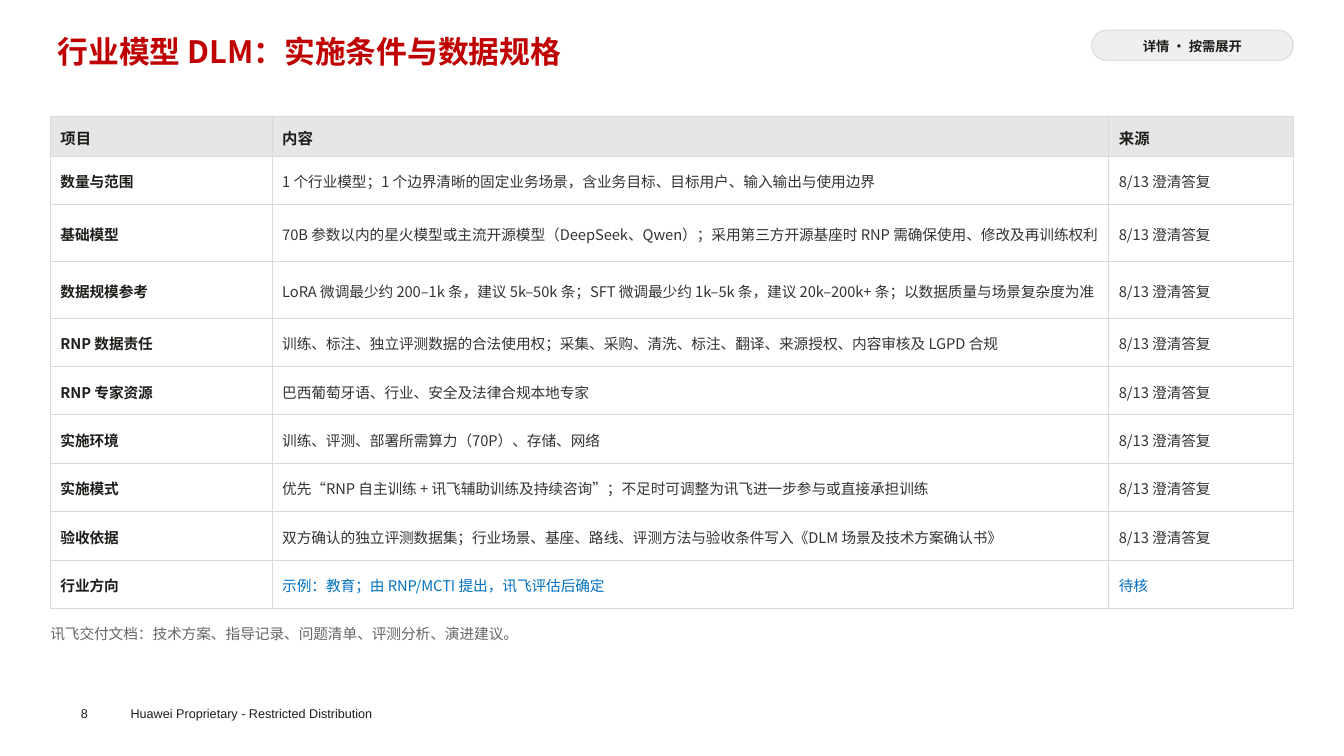
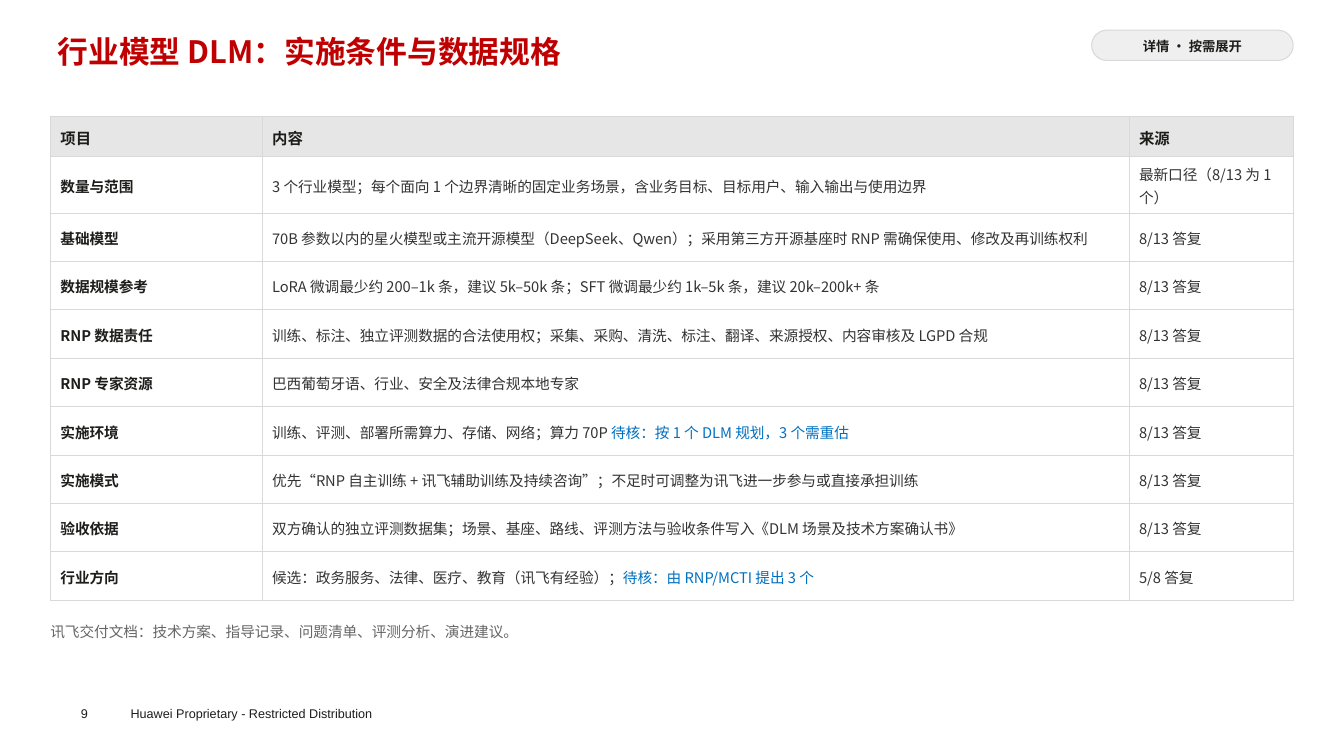
Before and after one commit to chyhcs/wyyh, a slide deck: slide 9 of RNP-讯飞交流-会议版.pptx (slide 8 before the commit). Drawn at 1344x756 pixels with LibreOffice and Linux fonts; fonts in the diff are those of the drawing; background and template pictures are left out. Boxes give left, top, right and bottom in pixels: in the first picture for what was removed or moved away, otherwise in the second. Text is boxed around its words. In the diff, an @@ line names an element or a change of style, - is before the commit and + after.

```diff
--- a/RNP-讯飞交流-会议版.pptx
+++ b/RNP-讯飞交流-会议版.pptx
@@ table at box(50, 116, 1294, 592) @@
-row 2, column 2: 1 个行业模型；1 个边界清晰的固定业务场景，含业务目标、目标用户、输入输出与使用边界
+row 2, column 2: 3 个行业模型；每个面向 1 个边界清晰的固定业务场景，含业务目标、目标用户、输入输出与使用边界
-row 2, column 3: 8/13 澄清答复
+row 2, column 3: 最新口径（8/13 为 1 个）
-row 3, column 3: 8/13 澄清答复
+row 3, column 3: 8/13 答复
-row 4, column 2: LoRA 微调最少约 200–1k 条，建议 5k–50k 条；SFT 微调最少约 1k–5k 条，建议 20k–200k+ 条；以数据质量与场景复杂度为准
+row 4, column 2: LoRA 微调最少约 200–1k 条，建议 5k–50k 条；SFT 微调最少约 1k–5k 条，建议 20k–200k+ 条
-row 4, column 3: 8/13 澄清答复
+row 4, column 3: 8/13 答复
-row 5, column 3: 8/13 澄清答复
+row 5, column 3: 8/13 答复
-row 6, column 3: 8/13 澄清答复
+row 6, column 3: 8/13 答复
-row 7, column 2: 训练、评测、部署所需算力（70P）、存储、网络
+row 7, column 2: 训练、评测、部署所需算力、存储、网络；算力 70P 待核：按 1 个 DLM 规划，3 个需重估
-row 7, column 3: 8/13 澄清答复
+row 7, column 3: 8/13 答复
-row 8, column 3: 8/13 澄清答复
+row 8, column 3: 8/13 答复
-row 9, column 2: 双方确认的独立评测数据集；行业场景、基座、路线、评测方法与验收条件写入《DLM 场景及技术方案确认书》
+row 9, column 2: 双方确认的独立评测数据集；场景、基座、路线、评测方法与验收条件写入《DLM 场景及技术方案确认书》
-row 9, column 3: 8/13 澄清答复
+row 9, column 3: 8/13 答复
-row 10, column 2: 示例：教育；由 RNP/MCTI 提出，讯飞评估后确定
+row 10, column 2: 候选：政务服务、法律、医疗、教育（讯飞有经验）；待核：由 RNP/MCTI 提出 3 个
-row 10, column 3: 待核
+row 10, column 3: 5/8 答复
```
Also in this commit, not shown: 13 other slides changed, 2 slides added, 1 other file.
